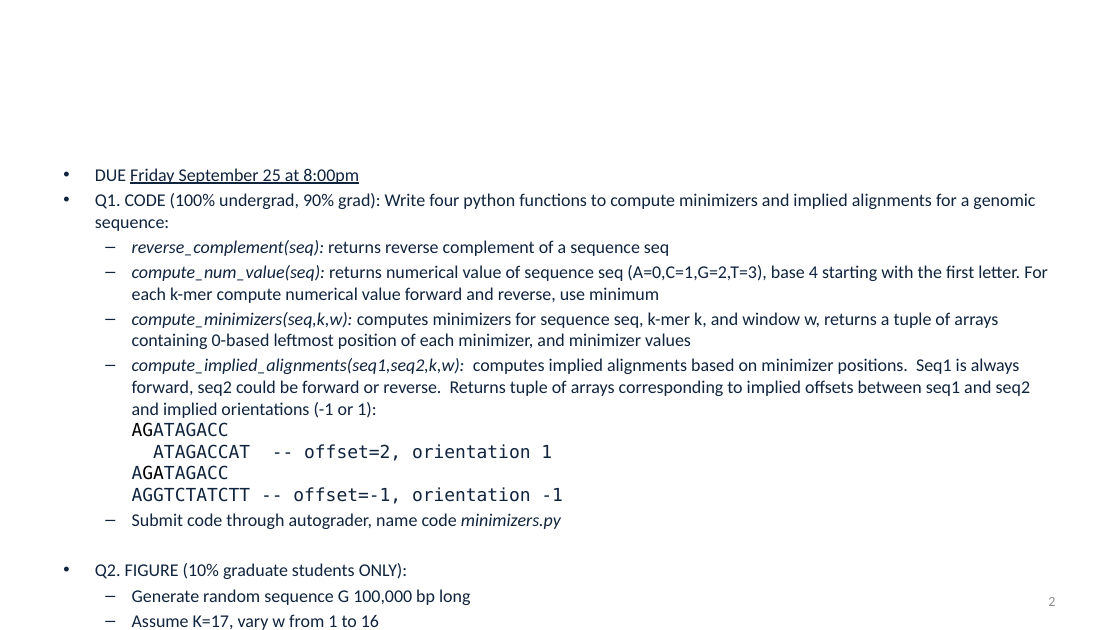
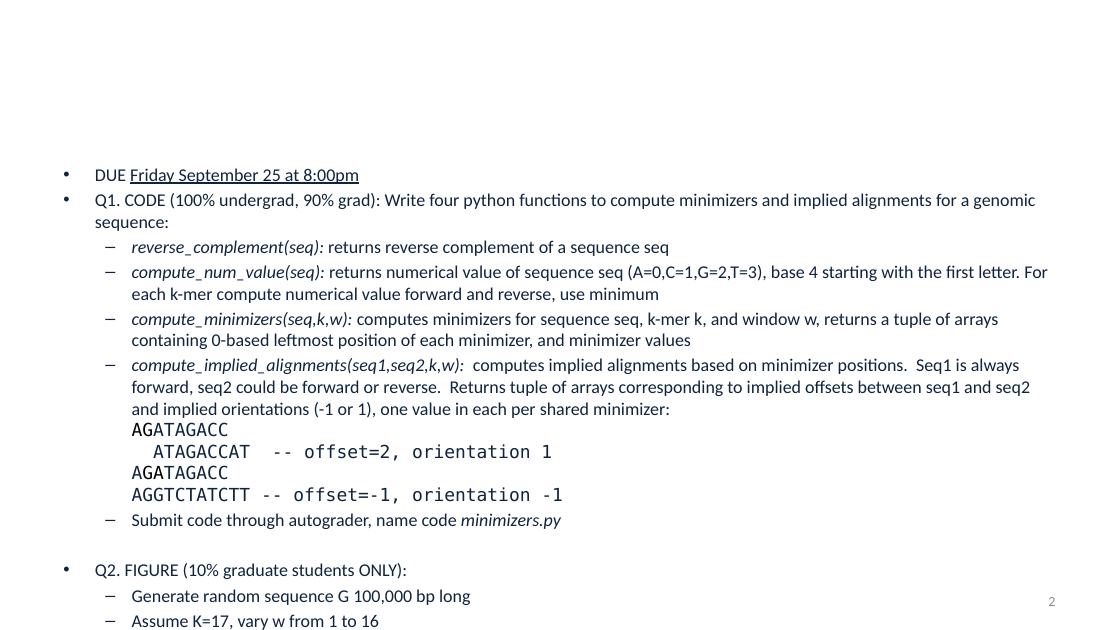
Before and after one commit to alekseyzimin/BME-Algorithms-for-Analysis-of-Genomic-Data, a slide deck: slide 2 of Fall 2026/Week 3 -- Suffix Arrays BWT Alignment Tools File Formats.pptx. Drawn at 1120x630 pixels with LibreOffice and Linux fonts; fonts in the diff are those of the drawing; background and template pictures are left out. Boxes give left, top, right and bottom in pixels: in the first picture for what was removed or moved away, otherwise in the second. Text is boxed around its words. In the diff, an @@ line names an element or a change of style, - is before the commit and + after.

```diff
--- a/Fall 2026/Week 3 -- Suffix Arrays BWT Alignment Tools File Formats.pptx
+++ b/Fall 2026/Week 3 -- Suffix Arrays BWT Alignment Tools File Formats.pptx
@@ text at box(132, 358, 1030, 504): text changed @@
-  – compute_implied_alignments(seq1,seq2,k,w): computes implied alignments based on minimizer positions. Seq1 is always forward, seq2 could be forward or reverse. Returns tuple of arrays corresponding to implied offsets between seq1 and seq2 and implied orientations (-1 or 1):
-    AGATAGACC
-    ATAGACCAT -- offset=2, orientation 1
-    AGATAGACC
-    AGGTCTATCTT -- offset=-1, orientation -1
+  – compute_implied_alignments(seq1,seq2,k,w): computes implied alignments based on minimizer positions. Seq1 is always forward, seq2 could be forward or reverse. Returns tuple of arrays corresponding to implied offsets between seq1 and seq2 and implied orientations (-1 or 1), one value in each per shared minimizer:
+    AGATAGACC
+    ATAGACCAT -- offset=2, orientation 1
+    AGATAGACC
+    AGGTCTATCTT -- offset=-1, orientation -1
```
Also in this commit, not shown: 2 other slides changed, 1 slide added, 1 other file.
